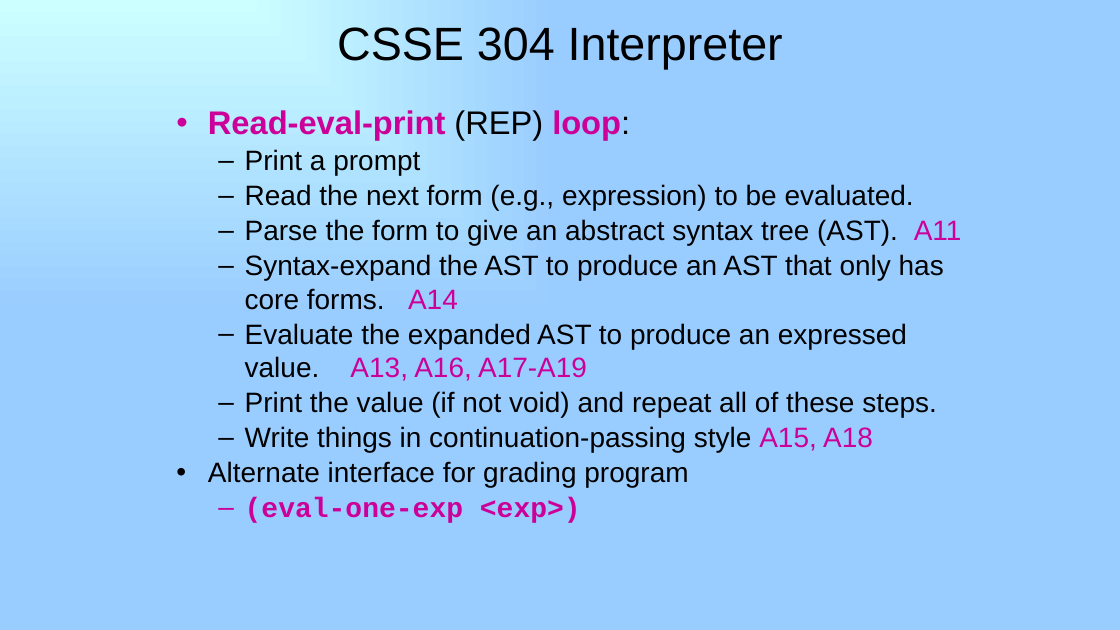
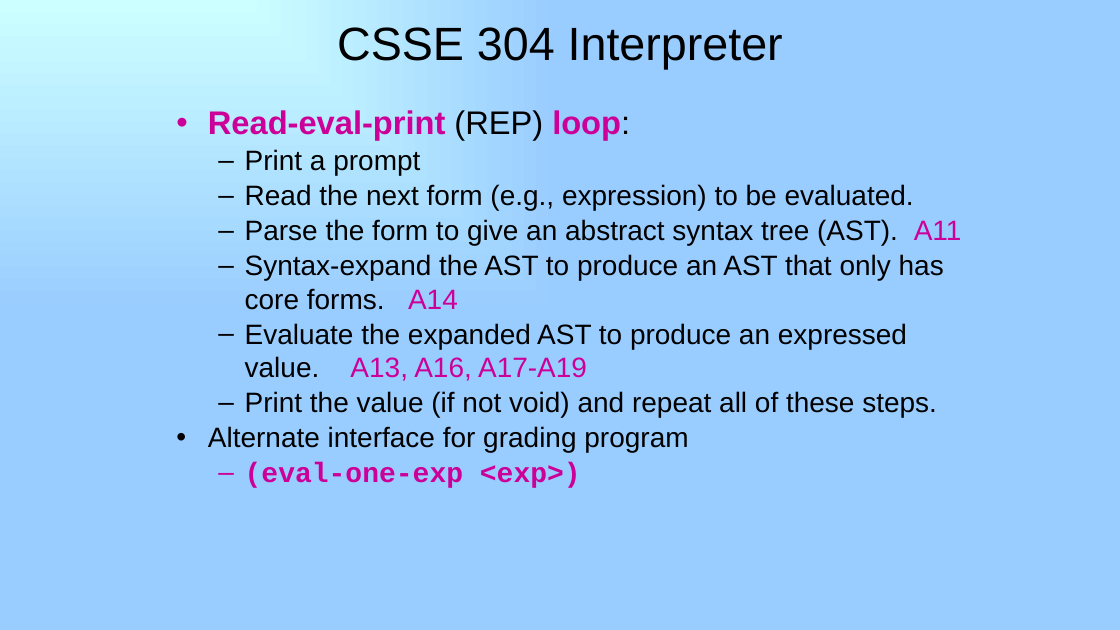
Before and after one commit to RHIT-CSSE/csse304, a slide deck: slide 2 of ClassMaterials/AddLetIfLambda/20-add-let-if-lambda.pptx (slide 8 before the commit). Drawn at 1120x630 pixels with LibreOffice and Linux fonts; fonts in the diff are those of the drawing. Boxes give left, top, right and bottom in pixels: in the first picture for what was removed or moved away, otherwise in the second. Text is boxed around its words. In the diff, an @@ line names an element or a change of style, - is before the commit and + after.

Commit message:
revised slides

```diff
--- a/ClassMaterials/AddLetIfLambda/20-add-let-if-lambda.pptx
+++ b/ClassMaterials/AddLetIfLambda/20-add-let-if-lambda.pptx
@@ text at bbox=[245, 426, 873, 453]: paragraph removed @@
-  – Write things in continuation-passing style A15, A18
```
Also in this commit, not shown: 2 slides added, 14 slides removed.
